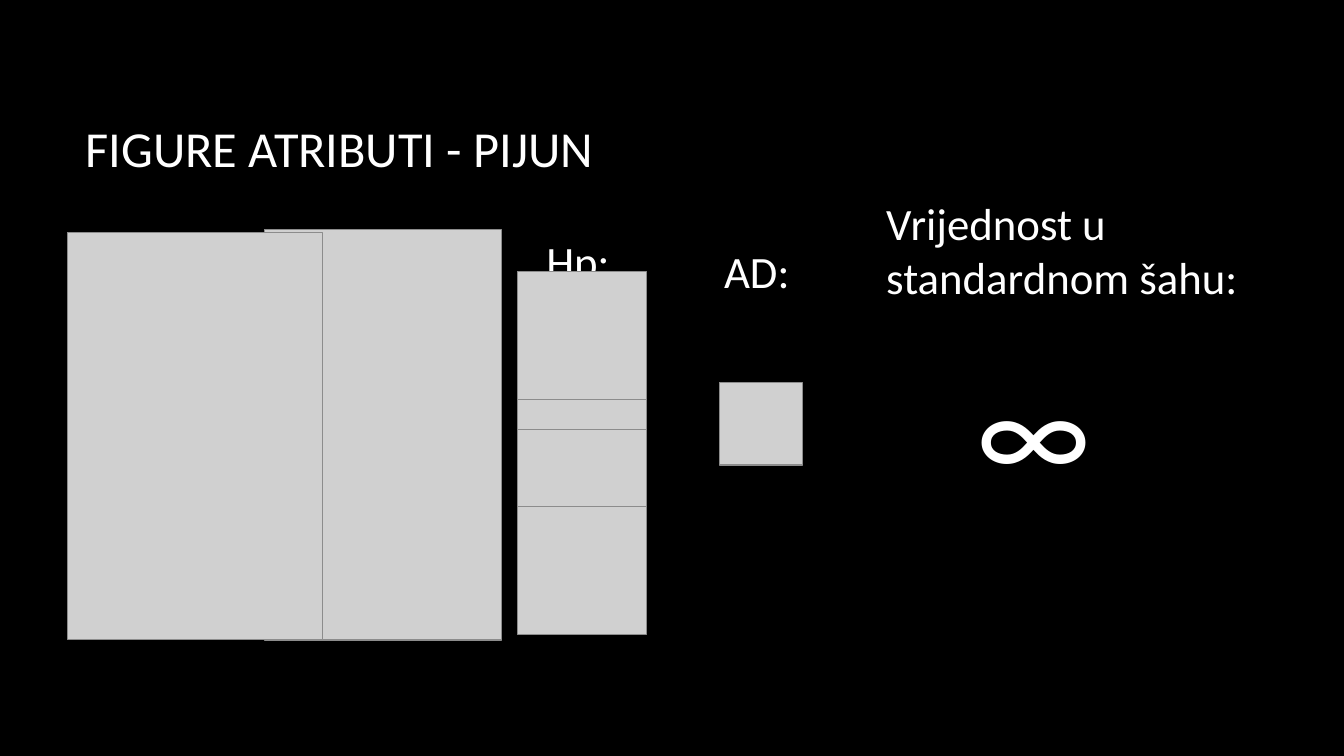
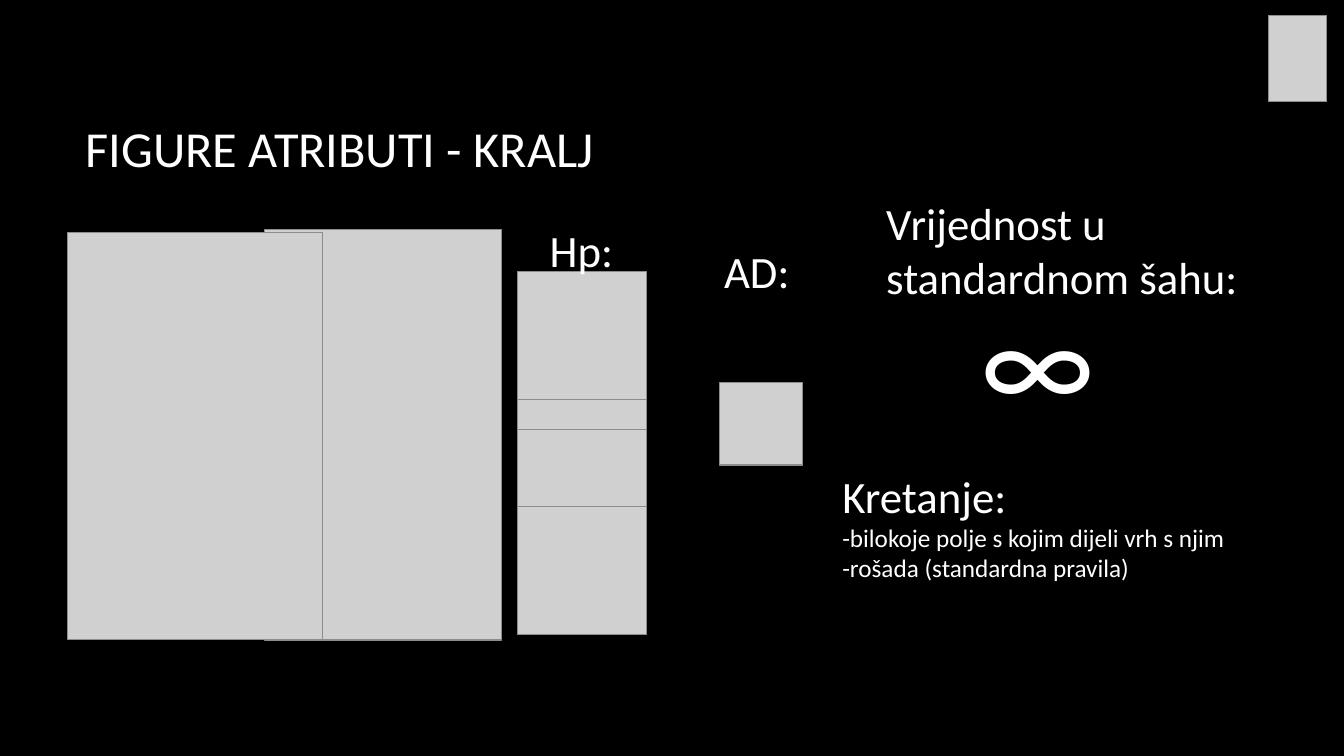
Before and after one commit to lukinjozg/RP2_Sah_projekt, a slide deck: slide 9 of INTERGALAKTIČKI_ŠAH.pptx (slide 8 before the commit). Drawn at 1344x756 pixels with LibreOffice and Linux fonts; fonts in the diff are those of the drawing; grey boxes stand for pictures; background and template pictures are left out. Boxes give left, top, right and bottom in pixels: in the first picture for what was removed or moved away, otherwise in the second. Text is boxed around its words. In the diff, an @@ line names an element or a change of style, - is before the commit and + after.

```diff
--- a/INTERGALAKTIČKI_ŠAH.pptx
+++ b/INTERGALAKTIČKI_ŠAH.pptx
@@ picture added at (1268,15,1327,102) @@
@@ title at (86,134,594,168): text changed @@
-FIGURE ATRIBUTI - PIJUN
+FIGURE ATRIBUTI - KRALJ
@@ text "Hp:" rewrapped from (546,241,609,290) to (550,238,613,279) @@
@@ text "∞": place and size @@
-text "∞" at (967,342,1059,515)
+text "∞" at (971,271,1063,445)
@@ text added at (842,482,1224,581), 18 pt, text #FFFFFF @@
+Kretanje:
+-bilokoje polje s kojim dijeli vrh s njim
+-rošada (standardna pravila)
```
Also in this commit, not shown: 6 other slides changed, 14 slides added, 1 slide removed.
